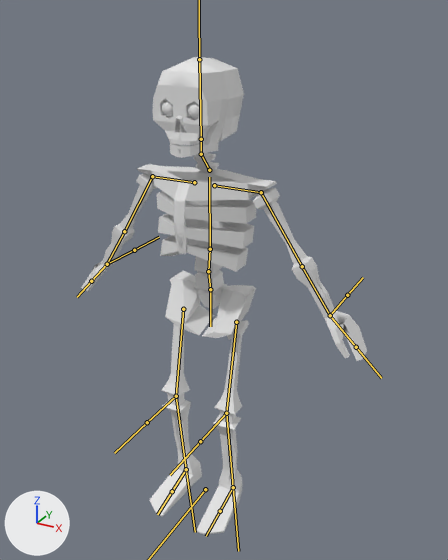
Two versions of the FBX model Assets/Art/Objects/Enemy/skeleton/skeleton_model.fbx, one commit apart.
Before and after are seen from a camera (50 mm lens) standing at (1.78, -2.92, 3.15) and looking at (0.15, 0.04, 1.66). Arrows for +X, +Y and +Z are at lower left; the lights stay in place. The bones that bend it are drawn over the model as lines.

Objects in the first picture: 'Skeleton'.
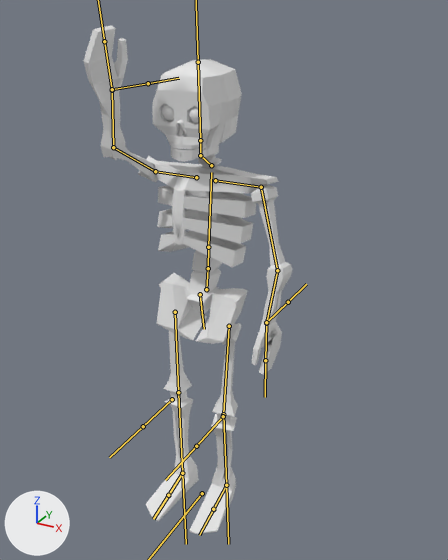
The newer file adds an action. The first version stands in its rest pose; the second is drawn at frame 6 of the action 'Armature|Attack'.

Changed parts and their boxes (x1, y1, x2, y2) in the pictures (448 x 560 px):
'Skeleton', posed (26% narrower, 7% taller)
    before: (81, 57, 367, 534)
    after: (83, 25, 293, 534)
bone 'Hips', root to tip
    before: (210, 289) to (210, 314)
    after: (200, 294) to (202, 317)
bone 'Spine_01', root to tip
    before: (210, 289) to (208, 271)
    after: (206, 289) to (208, 268)
bone 'Spine_02', root to tip
    before: (208, 271) to (210, 249)
    after: (208, 268) to (208, 247)
bone 'Spine_03', root to tip
    before: (210, 249) to (209, 177)
    after: (208, 247) to (211, 172)
bone 'Neck_01', root to tip
    before: (209, 170) to (201, 154)
    after: (211, 165) to (200, 155)
bone 'Neck_02', root to tip
    before: (201, 154) to (201, 139)
    after: (200, 155) to (200, 140)
bone 'Head', root to tip
    before: (201, 139) to (199, 59)
    after: (200, 140) to (198, 62)
bone 'Arm.L', root to tip
    before: (261, 192) to (302, 266)
    after: (261, 187) to (277, 270)
bone 'Elbow.L', root to tip
    before: (302, 266) to (330, 315)
    after: (277, 270) to (266, 323)
bone 'Arm.R', root to tip
    before: (152, 176) to (124, 231)
    after: (155, 171) to (113, 147)
bone 'Elbow.R', root to tip
    before: (124, 231) to (107, 264)
    after: (113, 147) to (112, 90)
bone 'Leg.L', root to tip
    before: (236, 322) to (226, 413)
    after: (229, 326) to (223, 414)
bone 'Knee.L', root to tip
    before: (226, 413) to (233, 487)
    after: (223, 414) to (226, 485)
bone 'Foot.L', root to tip
    before: (233, 487) to (220, 511)
    after: (226, 485) to (213, 509)
bone 'Leg.R', root to tip
    before: (183, 309) to (176, 396)
    after: (175, 312) to (178, 392)
bone 'Knee.R', root to tip
    before: (176, 396) to (186, 469)
    after: (178, 392) to (182, 473)
bone 'Foot.R', root to tip
    before: (186, 469) to (172, 491)
    after: (182, 473) to (168, 495)

What the commit changed:
Object 'Armature' (bone_rig_object) moves from (0.0, 0.045, 0.0) to (0.0, 0.0, 0.0).
Bone 'Hips' (bone_hips) moves from (0.0, 0.0, 0.0) to (0.27, -0.07, 0.0).
Bone 'Hips' (bone_hips) turns from (0, 0, 0) to (0, 0, 9) degrees about its own x, y and z.
Bone 'Spine_01' (bone_spine_01) moves from (0.0, 0.0, 0.0) to (0.0, -0.09, 0.25).
Bone 'Spine_01' (bone_spine_01) turns from (0, 0, 0) to (27, 0, 0) degrees about its own x, y and z.
Bone 'Spine_02' (bone_spine_02) turns from (0, 0, 0) to (-25, 0, 0) degrees about its own x, y and z.
Bone 'Spine_03' (bone_spine_03) turns from (0, 0, 0) to (13, 2, 1) degrees about its own x, y and z.
Bone 'Neck_01' (bone_neck_01) turns from (0, 0, 0) to (-22, 4, -2) degrees about its own x, y and z.
Bone 'Neck_02' (bone_neck_02) turns from (0, 0, 0) to (16, -2, 2) degrees about its own x, y and z.
Bone 'Head' (bone_head) turns from (0, 0, 0) to (-2, -6, 0) degrees about its own x, y and z.
Bone 'Arm.L' (bone_arm_l) turns from (0, 0, 0) to (-1, 0, -16) degrees about its own x, y and z.
Bone 'Elbow.L' (bone_elbow_l) turns from (0, 0, 0) to (-2, 0, -24) degrees about its own x, y and z.
Bone 'Arm.R' (bone_arm_r) turns from (0, 0, 0) to (-114, 2, 14) degrees about its own x, y and z.
Bone 'Elbow.R' (bone_elbow_r) turns from (0, 0, 0) to (-49, -1, -4) degrees about its own x, y and z.
Bone 'Leg.L' (bone_leg_l) turns from (0, 0, 0) to (0, 12, 4) degrees about its own x, y and z.
Bone 'Knee.L' (bone_knee_l) turns from (0, 0, 0) to (0, 0, 3) degrees about its own x, y and z.
Bone 'Foot.L' (bone_foot_l) turns from (0, 0, 0) to (-11, -6, -1) degrees about its own x, y and z.
Bone 'Leg.R' (bone_leg_r) turns from (0, 0, 0) to (0, 0, 3) degrees about its own x, y and z.
Bone 'Knee.R' (bone_knee_r) turns from (0, 0, 0) to (0, 0, -20) degrees about its own x, y and z.
Bone 'Foot.R' (bone_foot_r) turns from (0, 0, 0) to (0, 0, 7) degrees about its own x, y and z.
